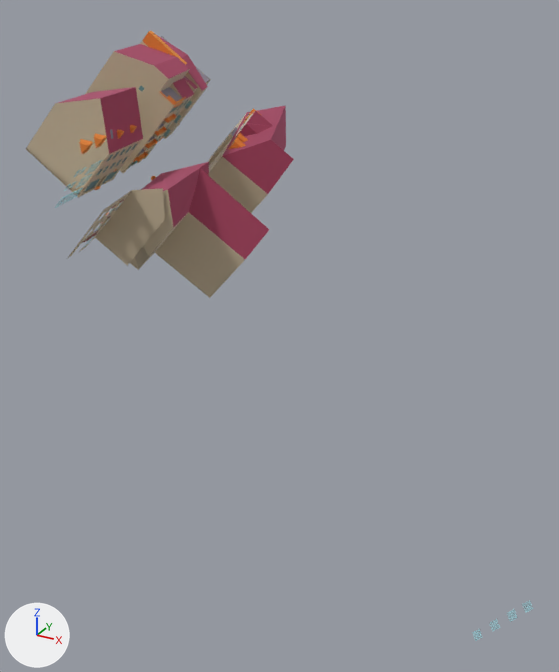
The glTF model samples/1.1/3dcitydb_shaders_ingolstadt/content/2_2_3.glb as it was, and as the next commit left it.
Before and after are seen from a 50 mm lens placed at (194.8, -54.9, 484.4), pointed at (138.2, 48.2, 432.9). The lights are fixed; the arrows at lower left show +X, +Y and +Z. The older version comes first. Where no turn or scale is listed for an object, it has been applied to the vertices. Vertices at exactly the same position are counted once.

The older version as bpy lines, for what is in view:
```python
mat_material_7 = principled_material('Material_7')
mat_material_7.base_color = (0.769, 0.69, 0.561)  # pale yellow #e3d8c5
mat_material_7.metallic = 1.0
mat_material_7.roughness = 1.0
mat_material_8 = principled_material('Material_8')
mat_material_8.base_color = (0.494, 0.827, 0.867)  # cyan #bbebef
mat_material_8.metallic = 1.0
mat_material_8.roughness = 1.0
mat_material_8.alpha = 0.4
me_mesh = bpy.data.meshes.new('mesh')
me_mesh.from_pydata(...)  # 4398 vertices, 7519 faces; spans x 88.8..185.7, y 18.7..83.7, z 400.5..479.2
me_mesh.materials.append(mat_material_0)  # pale blue #c5dfe3
me_mesh.materials.append(mat_material_1)  # orange #f4b366
me_mesh.materials.append(mat_material_2)  # beige #baad8d
me_mesh.materials.append(mat_material_3)  # grey #a6a6a6
me_mesh.materials.append(mat_material_4)  # pink #bc8a8a
me_mesh.materials.append(mat_material_5)  # grey #b3acb8
me_mesh.materials.append(mat_material_6)  # pink #c86e8b
me_mesh.materials.append(mat_material_7)  # pale yellow #e3d8c5
me_mesh.materials.append(mat_material_8)  # cyan #bbebef
ob_mesh = bpy.data.objects.new('mesh', me_mesh)
ob_mesh.location = (0.0, 0.0, 0.0)
```
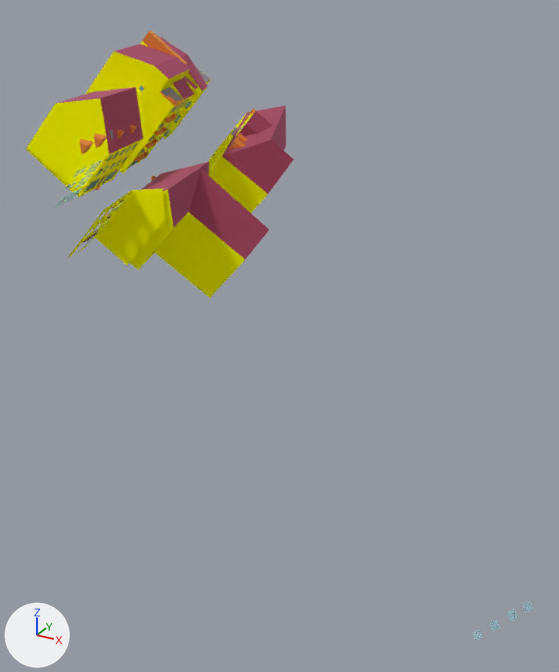
The newer file is also turned or shifted as a whole; pictures and numbers use the older file's frame.

What differs and where, as boxes [x1, y1, x2, y2] in the pictures (559 x 672 px):
'mesh', recoloured, surface changed
    both: [26, 38, 529, 617]
part 1 of me_mesh, recoloured
    both: [26, 41, 268, 298]

The change, as a diff of the scene's bpy script:
```diff
--- a/samples/1.1/3dcitydb_shaders_ingolstadt/content/2_2_3.glb.py
+++ b/samples/1.1/3dcitydb_shaders_ingolstadt/content/2_2_3.glb.py
@@ mat_material_7 @@
 mat_material_7 = principled_material('Material_7')
-mat_material_7.base_color = (0.769, 0.69, 0.561)  # pale yellow #e3d8c5
+mat_material_7.base_color = (0.494, 0.827, 0.867)  # cyan #bbebef
 mat_material_7.metallic = 1.0
 mat_material_7.roughness = 1.0
+mat_material_7.alpha = 0.4
@@ mat_material_8 @@
 mat_material_8 = principled_material('Material_8')
-mat_material_8.base_color = (0.494, 0.827, 0.867)  # cyan #bbebef
+mat_material_8.base_color = (1.0, 1.0, 0.0)  # yellow #ffff00
 mat_material_8.metallic = 1.0
 mat_material_8.roughness = 1.0
-mat_material_8.alpha = 0.4
@@ me_mesh @@
 me_mesh.from_pydata(...)  # 4398 vertices, 7519 faces; spans x 88.8..185.7, y 18.7..83.7, z 400.5..479.2
 # used by ob_mesh; location = (0.0, 0.0, 0.0)
+# me_mesh part 1: 1368 faces spanning x 88.8..137.6, y 18.7..83.7, z 441.1..478.2 switch from mat_material_7 (pale yellow #e3d8c5) to mat_material_8 (yellow #ffff00)
 me_mesh.materials.append(mat_material_0)
```
